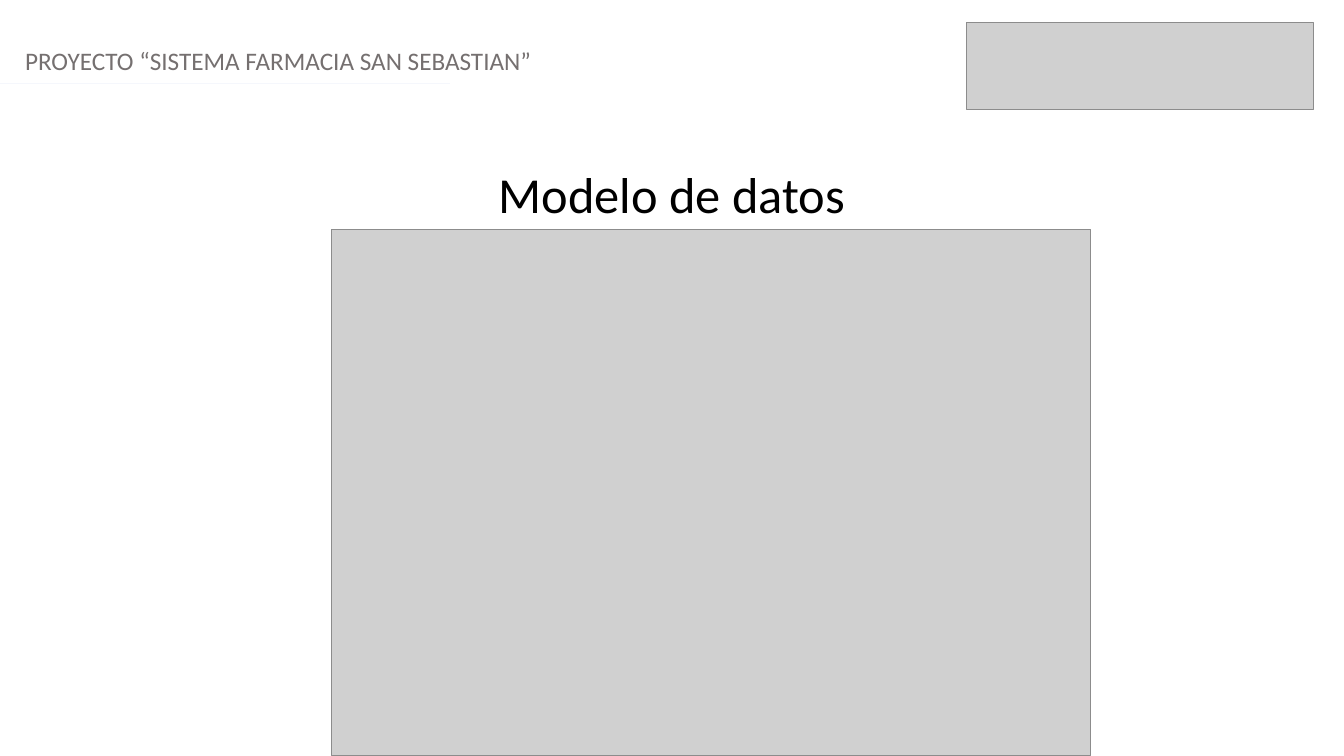
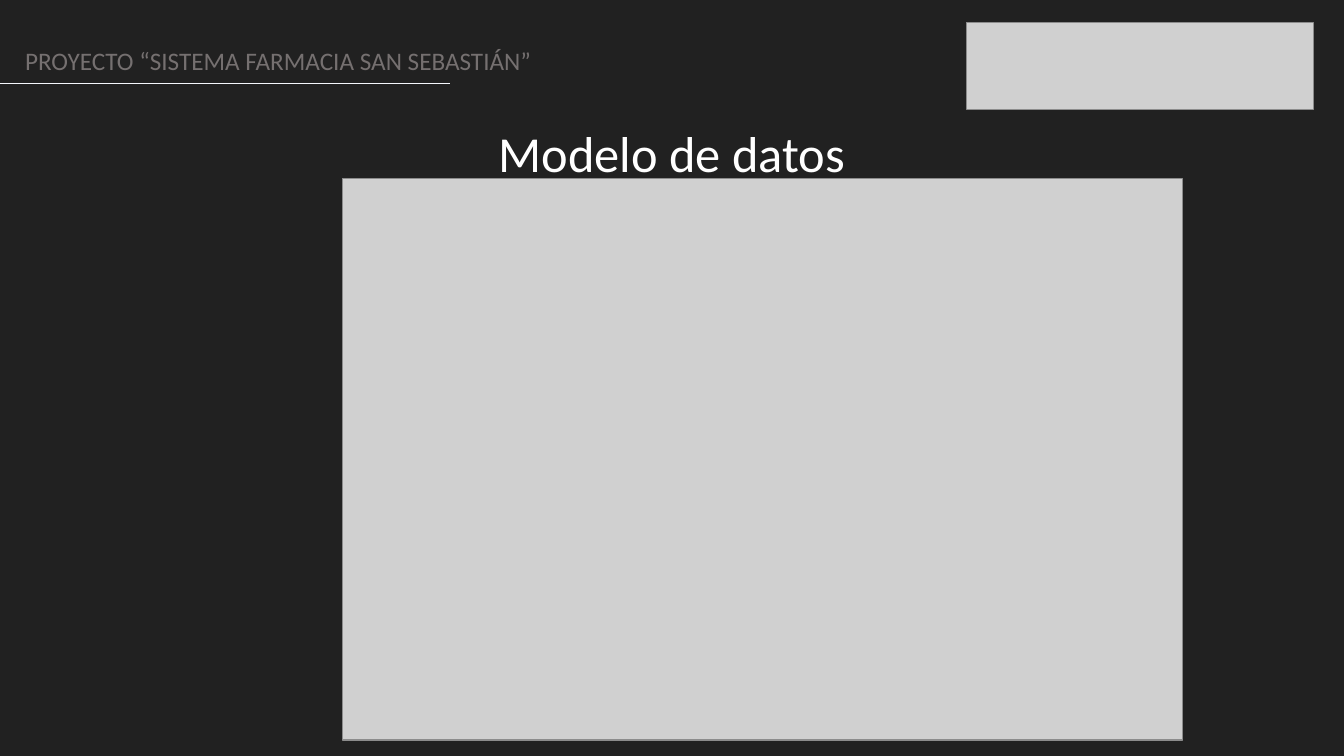
Before and after one commit to dacamposk1/capstone_grupo2, a slide deck: slide 9 of Fase 3/Evidencias Grupales/Presentación Final del proyecto (Español).pptx. Drawn at 1344x756 pixels with LibreOffice and Linux fonts; fonts in the diff are those of the drawing; grey boxes stand for pictures. Boxes give left, top, right and bottom in pixels: in the first picture for what was removed or moved away, otherwise in the second. Text is boxed around its words. In the diff, an @@ line names an element or a change of style, - is before the commit and + after.

```diff
--- a/Fase 3/Evidencias Grupales/Presentación Final del proyecto (Español).pptx
+++ b/Fase 3/Evidencias Grupales/Presentación Final del proyecto (Español).pptx
@@ background #FFFFFF to #212121 @@
@@ text at <box>25,50,531,70</box>: text changed @@
-PROYECTO “SISTEMA FARMACIA SAN SEBASTIAN”
+PROYECTO “SISTEMA FARMACIA SAN SEBASTIÁN”
@@ text "Modelo de datos": place and size @@
-text "Modelo de datos" at <box>499,178,845,214</box>
+text "Modelo de datos" at <box>499,137,845,184</box>
@@ text "Modelo de datos" at <box>499,137,845,184</box>: text colour #000000 to #FFFFFF @@
@@ picture: place and size @@
-picture at <box>332,229,1091,756</box>
+picture at <box>343,179,1183,741</box>
```
Also in this commit, not shown: 13 other slides changed.
